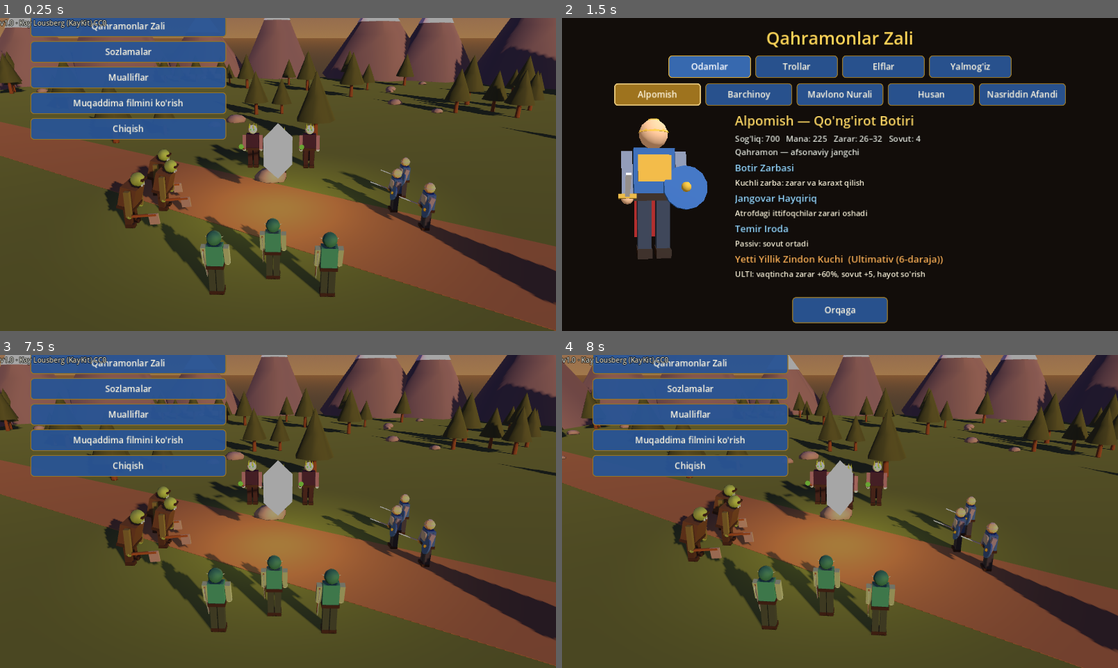
Above: before the commit, frames 1-4 (two rows, left to right).
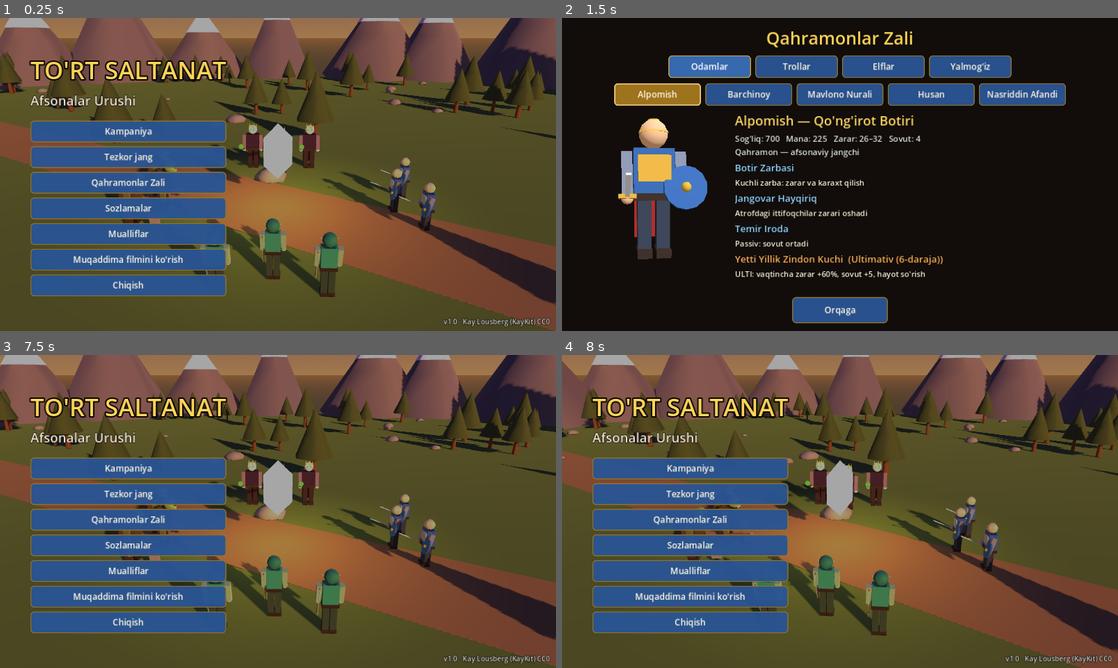
Above: after the commit, the same moments.

Repository: abdibositovkhusan-coder/to-rt-saltanat
Game: Godot game, scene res://scenes/main.tscn
The game is run twice, just before and just after one commit, with the same random seed, the same clock (stepped at 60 frames per second) and the same inputs.
Inputs:
- Up to frame 1 (0.25 s): no input
- Up to frame 2 (1.5 s): click "Qahramonlar Zali" at 0.5 s; click "Odamlar" at 1.25 s
- Up to frame 3 (7.5 s): click "Trollar" at 2 s; click "Elflar" at 2.75 s; click "Yalmog'iz" at 3.5 s; click "Kashshey" at 4.25 s; click "Yalmog'iz Kampir" at 5 s; click "Alvasti Malika" at 5.75 s; click "Olimxon" at 6.5 s; click "Orqaga" at 7.25 s
- Up to frame 4 (8 s): no input

The runs differ from the first frame. In frame 1, 26% of the frame differs, in the area x 0-99%, y 0-99%; in frame 2, nothing differs; in frame 3, 26%; in frame 4, 26%.

Commit message:
Menyu joylashuvi tuzatildi, trollar qiyofasi, skrinshot tekshiruvi
Co-Authored-By: Claude Opus 5.5 <noreply@anthropic.com>
Claude-Session: https://claude.ai/code/session_01TtAvKTfRsm4pQSgpTVjoSQ

Diff:
--- a/TortSaltanat/data/heroes/boronbek.json
+++ b/TortSaltanat/data/heroes/boronbek.json
@@ -49,14 +49,19 @@
   "hide": [
    "Barbarian_Round_Shield",
    "2H_Axe",
-   "Mug"
+   "Mug",
+   "Barbarian_Hat"
   ],
-  "tint": "#c4dc8a",
+  "tint": "#d6e2c4",
   "model_scale": 0.95,
   "ring": 0.75,
   "anims": {
    "attack": "Dualwield_Melee_Attack_Chop"
-  }
+  },
+  "skin_tint": "#6fbf50",
+  "hair_color": "#8a2a10",
+  "widen": 1.18,
+  "troll_face": true
  },
  "abilities": [
   {
--- a/TortSaltanat/data/heroes/qoyaqul.json
+++ b/TortSaltanat/data/heroes/qoyaqul.json
@@ -50,15 +50,20 @@
    "1H_Axe_Offhand",
    "Barbarian_Round_Shield",
    "1H_Axe",
-   "Mug"
+   "Mug",
+   "Barbarian_Hat"
   ],
-  "tint": "#8fc47e",
+  "tint": "#d6e2c4",
   "model_scale": 0.95,
   "ring": 0.8,
   "anims": {
    "attack": "2H_Melee_Attack_Chop",
    "idle": "2H_Melee_Idle"
-  }
+  },
+  "skin_tint": "#6fbf50",
+  "hair_color": "#3a3a3a",
+  "widen": 1.18,
+  "troll_face": true
  },
  "abilities": [
   {
--- a/TortSaltanat/data/heroes/zahrinoz.json
+++ b/TortSaltanat/data/heroes/zahrinoz.json
@@ -60,7 +60,10 @@
   "anims": {
    "attack": "Spellcast_Shoot",
    "ranged": "Spellcast_Shoot"
-  }
+  },
+  "skin_tint": "#6fbf50",
+  "troll_face": true,
+  "no_hair": true
  },
  "abilities": [
   {
--- a/TortSaltanat/data/units/botqoq_jodugari.json
+++ b/TortSaltanat/data/units/botqoq_jodugari.json
@@ -52,7 +52,10 @@
   "anims": {
    "attack": "Spellcast_Shoot",
    "ranged": "Spellcast_Shoot"
-  }
+  },
+  "skin_tint": "#6fbf50",
+  "troll_face": true,
+  "no_hair": true
  },
  "voice_select": [
   "Botqoq so'zlaydi...",
--- a/TortSaltanat/data/units/ikki_boshli_dev.json
+++ b/TortSaltanat/data/units/ikki_boshli_dev.json
@@ -38,16 +38,20 @@
    "1H_Axe_Offhand",
    "Barbarian_Round_Shield",
    "1H_Axe",
-   "Mug"
+   "Mug",
+   "Barbarian_Hat"
   ],
-  "tint": "#86b874",
+  "tint": "#d6e2c4",
   "model_scale": 0.95,
   "ring": 0.9,
   "anims": {
    "attack": "2H_Melee_Attack_Spin",
    "idle": "2H_Melee_Idle",
    "walk": "Walking_C"
-  }
+  },
+  "skin_tint": "#6fbf50",
+  "widen": 1.18,
+  "troll_face": true
  },
  "voice_select": [
   "Biz ikkovmiz!",
--- a/TortSaltanat/data/units/mamont_chavandoz.json
+++ b/TortSaltanat/data/units/mamont_chavandoz.json
@@ -39,9 +39,10 @@
    "1H_Axe_Offhand",
    "Barbarian_Round_Shield",
    "1H_Axe",
-   "Mug"
+   "Mug",
+   "Barbarian_Hat"
   ],
-  "tint": "#9ad08a",
+  "tint": "#d6e2c4",
   "model_scale": 0.85,
   "ring": 1.1,
   "mount": {
@@ -53,7 +54,10 @@
    "attack": "2H_Melee_Attack_Chop",
    "idle": "Sit_Chair_Idle",
    "walk": "Sit_Chair_Idle"
-  }
+  },
+  "skin_tint": "#6fbf50",
+  "widen": 1.18,
+  "troll_face": true
  },
  "voice_select": [
   "Mamont tayyor!"
--- a/TortSaltanat/data/units/nayza_otar.json
+++ b/TortSaltanat/data/units/nayza_otar.json
@@ -35,16 +35,20 @@
    "1H_Axe_Offhand",
    "Barbarian_Round_Shield",
    "2H_Axe",
-   "Mug"
+   "Mug",
+   "Barbarian_Hat"
   ],
-  "tint": "#a6c98a",
+  "tint": "#d6e2c4",
   "model_scale": 0.9,
   "ring": 0.7,
   "anims": {
    "attack": "Throw",
    "ranged": "Throw",
    "walk": "Walking_C"
-  }
+  },
+  "skin_tint": "#6fbf50",
+  "widen": 1.18,
+  "troll_face": true
  },
  "voice_select": [
   "Nayzam o'tkir!",
--- a/TortSaltanat/data/units/qoya_otar_gigant.json
+++ b/TortSaltanat/data/units/qoya_otar_gigant.json
@@ -46,16 +46,22 @@
    "Barbarian_Round_Shield",
    "2H_Axe",
    "1H_Axe",
-   "Mug"
+   "Mug",
+   "Barbarian_Hat"
   ],
-  "tint": "#a8a89a",
+  "tint": "#d6e2c4",
   "model_scale": 0.95,
   "ring": 1.1,
   "anims": {
    "attack": "Throw",
    "ranged": "Throw",
    "idle": "Unarmed_Idle"
-  }
+  },
+  "skin_tint": "#9aa6b8",
+  "face_color": "#6f7a86",
+  "no_hair": true,
+  "widen": 1.18,
+  "troll_face": true
  },
  "voice_select": [
   "Qoya qani?"
--- a/TortSaltanat/data/units/qulbon.json
+++ b/TortSaltanat/data/units/qulbon.json
@@ -41,15 +41,19 @@
    "Barbarian_Round_Shield",
    "2H_Axe",
    "Mug",
-   "Barbarian_Cape"
+   "Barbarian_Cape",
+   "Barbarian_Hat"
   ],
-  "tint": "#9ad08a",
+  "tint": "#d6e2c4",
   "model_scale": 0.82,
   "anims": {
    "attack": "1H_Melee_Attack_Chop",
    "idle": "Unarmed_Idle",
    "walk": "Walking_C"
-  }
+  },
+  "skin_tint": "#6fbf50",
+  "widen": 1.18,
+  "troll_face": true
  },
  "voice_select": [
   "Uh?",
--- a/TortSaltanat/data/units/toshtish_troll.json
+++ b/TortSaltanat/data/units/toshtish_troll.json
@@ -30,16 +30,20 @@
    "1H_Axe_Offhand",
    "Barbarian_Round_Shield",
    "1H_Axe",
-   "Mug"
+   "Mug",
+   "Barbarian_Hat"
   ],
-  "tint": "#9ad08a",
+  "tint": "#d6e2c4",
   "model_scale": 0.95,
   "ring": 0.75,
   "anims": {
    "attack": "2H_Melee_Attack_Chop",
    "idle": "2H_Melee_Idle",
    "walk": "Walking_C"
-  }
+  },
+  "skin_tint": "#6fbf50",
+  "widen": 1.18,
+  "troll_face": true
  },
  "voice_select": [
   "Grrr... nima?",
--- a/TortSaltanat/scripts/cutscene/cutscene_player.gd
+++ b/TortSaltanat/scripts/cutscene/cutscene_player.gd
@@ -470,7 +470,7 @@
 	_line_box = PanelContainer.new()
 	_line_box.mouse_filter = Control.MOUSE_FILTER_IGNORE
 	root.add_child(_line_box)
-	_line_box.set_anchors_preset(Control.PRESET_CENTER_BOTTOM)
+	_line_box.set_anchors_and_offsets_preset(Control.PRESET_CENTER_BOTTOM)
 	_line_box.grow_horizontal = Control.GROW_DIRECTION_BOTH
 	_line_box.grow_vertical = Control.GROW_DIRECTION_BEGIN
 	_line_box.offset_bottom = -80
@@ -498,7 +498,7 @@
 
 	_skip = UiStyle.button("O'tkazib yuborish »", Vector2(230, 48))
 	root.add_child(_skip)
-	_skip.set_anchors_preset(Control.PRESET_TOP_RIGHT)
+	_skip.set_anchors_and_offsets_preset(Control.PRESET_TOP_RIGHT)
 	_skip.grow_horizontal = Control.GROW_DIRECTION_BEGIN
 	_skip.offset_right = -12
 	_skip.offset_top = 8
--- a/TortSaltanat/scripts/ui/battle_hud.gd
+++ b/TortSaltanat/scripts/ui/battle_hud.gd
@@ -70,7 +70,7 @@
 func _build_top_bar() -> void:
 	var bar := PanelContainer.new()
 	root.add_child(bar)
-	bar.set_anchors_preset(Control.PRESET_TOP_WIDE)
+	bar.set_anchors_and_offsets_preset(Control.PRESET_TOP_WIDE)
 	bar.offset_left = 8
 	bar.offset_right = -8
 	bar.offset_top = 6
@@ -109,7 +109,7 @@
 
 	_pause_label = UiStyle.label("PAUZA — buyruq berishingiz mumkin", 28, Color(1, 0.85, 0.3))
 	root.add_child(_pause_label)
-	_pause_label.set_anchors_preset(Control.PRESET_CENTER_TOP)
+	_pause_label.set_anchors_and_offsets_preset(Control.PRESET_CENTER_TOP)
 	_pause_label.offset_top = 90
 	_pause_label.offset_left = -260
 	_pause_label.offset_right = 260
@@ -120,7 +120,7 @@
 func _build_minimap() -> void:
 	var holder := PanelContainer.new()
 	root.add_child(holder)
-	holder.set_anchors_preset(Control.PRESET_TOP_RIGHT)
+	holder.set_anchors_and_offsets_preset(Control.PRESET_TOP_RIGHT)
 	holder.grow_horizontal = Control.GROW_DIRECTION_BEGIN
 	holder.offset_right = -8
 	holder.offset_top = 70
@@ -133,7 +133,7 @@
 func _build_info_panel() -> void:
 	var p := PanelContainer.new()
 	root.add_child(p)
-	p.set_anchors_preset(Control.PRESET_BOTTOM_LEFT)
+	p.set_anchors_and_offsets_preset(Control.PRESET_BOTTOM_LEFT)
 	p.grow_vertical = Control.GROW_DIRECTION_BEGIN
 	p.offset_left = 8
 	p.offset_bottom = -8
@@ -150,7 +150,7 @@
 func _build_commands() -> void:
 	var p := PanelContainer.new()
 	root.add_child(p)
-	p.set_anchors_preset(Control.PRESET_BOTTOM_RIGHT)
+	p.set_anchors_and_offsets_preset(Control.PRESET_BOTTOM_RIGHT)
 	p.grow_horizontal = Control.GROW_DIRECTION_BEGIN
 	p.grow_vertical = Control.GROW_DIRECTION_BEGIN
 	p.offset_right = -8
@@ -166,7 +166,7 @@
 func _build_hero_bar() -> void:
 	var holder := PanelContainer.new()
 	root.add_child(holder)
-	holder.set_anchors_preset(Control.PRESET_TOP_LEFT)
+	holder.set_anchors_and_offsets_preset(Control.PRESET_TOP_LEFT)
 	holder.offset_left = 8
 	holder.offset_top = 70
 	_hero_bar = HBoxContainer.new()
@@ -209,7 +209,7 @@
 func _build_inventory() -> void:
 	_inv_panel = PanelContainer.new()
 	root.add_child(_inv_panel)
-	_inv_panel.set_anchors_preset(Control.PRESET_BOTTOM_LEFT)
+	_inv_panel.set_anchors_and_offsets_preset(Control.PRESET_BOTTOM_LEFT)
 	_inv_panel.grow_vertical = Control.GROW_DIRECTION_BEGIN
 	_inv_panel.offset_left = 8
 	_inv_panel.offset_bottom = -150
@@ -254,7 +254,7 @@
 func _build_voice() -> void:
 	_voice = UiStyle.label("", 24)
 	root.add_child(_voice)
-	_voice.set_anchors_preset(Control.PRESET_CENTER_BOTTOM)
+	_voice.set_anchors_and_offsets_preset(Control.PRESET_CENTER_BOTTOM)
 	_voice.offset_left = -360
 	_voice.offset_right = 360
 	_voice.offset_top = -200
@@ -728,7 +728,7 @@
 	refresh_commands()
 	_end_panel = PanelContainer.new()
 	root.add_child(_end_panel)
-	_end_panel.set_anchors_preset(Control.PRESET_CENTER)
+	_end_panel.set_anchors_and_offsets_preset(Control.PRESET_CENTER)
 	_end_panel.grow_horizontal = Control.GROW_DIRECTION_BOTH
 	_end_panel.grow_vertical = Control.GROW_DIRECTION_BOTH
 	var vb := VBoxContainer.new()
@@ -862,7 +862,7 @@
 	battle.sim.paused = true
 	_game_menu = PanelContainer.new()
 	root.add_child(_game_menu)
-	_game_menu.set_anchors_preset(Control.PRESET_CENTER)
+	_game_menu.set_anchors_and_offsets_preset(Control.PRESET_CENTER)
 	_game_menu.grow_horizontal = Control.GROW_DIRECTION_BOTH
 	_game_menu.grow_vertical = Control.GROW_DIRECTION_BOTH
 	var vb := VBoxContainer.new()
--- a/TortSaltanat/scripts/ui/main_menu.gd
+++ b/TortSaltanat/scripts/ui/main_menu.gd
@@ -99,7 +99,7 @@
 	var vb := VBoxContainer.new()
 	vb.add_theme_constant_override("separation", 9)
 	root.add_child(vb)
-	vb.set_anchors_preset(Control.PRESET_CENTER_LEFT)
+	vb.set_anchors_and_offsets_preset(Control.PRESET_CENTER_LEFT)
 	vb.grow_vertical = Control.GROW_DIRECTION_BOTH
 	vb.offset_left = 70
 
@@ -130,7 +130,7 @@
 
 	var ver := UiStyle.label("v1.0 · Kay Lousberg (KayKit) CC0", 16, Color(0.85, 0.85, 0.8))
 	root.add_child(ver)
-	ver.set_anchors_preset(Control.PRESET_BOTTOM_RIGHT)
+	ver.set_anchors_and_offsets_preset(Control.PRESET_BOTTOM_RIGHT)
 	ver.grow_horizontal = Control.GROW_DIRECTION_BEGIN
 	ver.grow_vertical = Control.GROW_DIRECTION_BEGIN
 	ver.offset_right = -14
--- a/TortSaltanat/scripts/units/unit_visual.gd
+++ b/TortSaltanat/scripts/units/unit_visual.gd
@@ -338,6 +338,13 @@
 			ModelLib.set_part_visible(m, str(part_name), false)
 	if look.has("tint"):
 		ModelLib.tint(m, GameData.color(look.get("tint", ""), Color.WHITE))
+	if look.has("skin_tint"):
+		_tint_skin(m, GameData.color(look.get("skin_tint", ""), Color(0.45, 0.8, 0.35)))
+	var widen: float = float(look.get("widen", 1.0))
+	if widen != 1.0:
+		m.scale = Vector3(m.scale.x * widen, m.scale.y, m.scale.z * widen)
+	if bool(look.get("troll_face", false)):
+		_add_troll_face(m, look)
 	_anims = {"idle": "Idle", "walk": "Walking_A", "attack": "1H_Melee_Attack_Chop", "ranged": "", "death": "Death_A"}
 	var extra = look.get("anims", {})
 	if extra is Dictionary:
@@ -597,3 +604,52 @@
 		_phase += delta * 2.0
 		if torso:
 			torso.scale = Vector3(1.0 + sin(_phase) * 0.012, 1.0, 1.0)
+
+
+# ---------------- Trollar qiyofasi ----------------
+
+## Faqat teri qismlarini (bosh, qo'llar) bo'yaydi — kiyim o'z rangida qoladi.
+func _tint_skin(root: Node, c: Color) -> void:
+	if root is MeshInstance3D:
+		var n: String = str(root.name)
+		if n.ends_with("_Head") or n.ends_with("_ArmLeft") or n.ends_with("_ArmRight"):
+			ModelLib.tint(root, c)
+	for ch in root.get_children():
+		_tint_skin(ch, c)
+
+
+func _find_skeleton(root: Node) -> Skeleton3D:
+	if root is Skeleton3D:
+		return root
+	for ch in root.get_children():
+		var sk := _find_skeleton(ch)
+		if sk != null:
+			return sk
+	return null
+
+
+## Bosh suyagiga so'yloq tishlar, uzun o'tkir quloqlar, qalin qosh va kokil yopishtiradi.
+func _add_troll_face(m: Node3D, look: Dictionary) -> void:
+	var sk := _find_skeleton(m)
+	if sk == null or sk.find_bone("head") < 0:
+		return
+	var att := BoneAttachment3D.new()
+	att.bone_name = "head"
+	sk.add_child(att)
+	var skin_c: Color = GameData.color(look.get("face_color", ""), Color(0.36, 0.58, 0.26))
+	var tusk_c := Color(0.95, 0.92, 0.78)
+	var hair_c: Color = GameData.color(look.get("hair_color", ""), Color(0.12, 0.08, 0.06))
+	var skin_m := mat(skin_c)
+	var tusk_m := mat(tusk_c)
+	# So'yloq tishlar (pastki jag'dan yuqoriga)
+	for sx in [-1.0, 1.0]:
+		part(att, cone(0.065, 0.3, 0.0, 6), tusk_m, Vector3(0.2 * sx, 0.2, 0.47), Vector3(-0.35, 0, -0.3 * sx))
+	# Uzun o'tkir quloqlar
+	for sx in [-1.0, 1.0]:
+		part(att, cone(0.13, 0.55, 0.0, 6), skin_m, Vector3(0.6 * sx, 0.55, -0.02), Vector3(0, 0, -sx * (PI * 0.5 - 0.35)))
+	# Qalin qosh
+	part(att, box(Vector3(0.78, 0.1, 0.14)), mat(skin_c.darkened(0.35)), Vector3(0, 0.72, 0.47), Vector3(0.25, 0, 0))
+	# Kokil (mohawk)
+	if not bool(look.get("no_hair", false)):
+		part(att, box(Vector3(0.14, 0.3, 0.75)), mat(hair_c), Vector3(0, 1.02, -0.05))
+		part(att, cone(0.08, 0.5, 0.0, 5), mat(hair_c), Vector3(0, 0.9, -0.5), Vector3(-1.9, 0, 0))
--- /dev/null
+++ b/TortSaltanat/tools/shots.gd
@@ -0,0 +1,54 @@
+extends SceneTree
+## CI uchun: o'yinni ochib, asosiy ekranlarning skrinshotlarini oladi (user://shots/*.png → ./shots).
+## Ishga tushirish: xvfb-run godot --path . --rendering-driver opengl3 --script res://tools/shots.gd
+
+var main: Node
+
+
+func _init() -> void:
+	_run.call_deferred()
+
+
+func _wait(frames: int) -> void:
+	for i in frames:
+		await process_frame
+
+
+func _shot(name: String) -> void:
+	await _wait(3)
+	var img := root.get_texture().get_image()
+	DirAccess.make_dir_recursive_absolute("res://shots")
+	img.save_png("res://shots/%s.png" % name)
+	print("SHOT ", name)
+
+
+func _run() -> void:
+	root.size = Vector2i(1280, 720)
+	var ps: PackedScene = load("res://scenes/main.tscn")
+	main = ps.instantiate()
+	root.add_child(main)
+	await _wait(90)
+	await _shot("01_menu")
+	main.show_campaign()
+	await _wait(20)
+	await _shot("02_campaign")
+	main.show_skirmish_setup()
+	await _wait(20)
+	await _shot("03_skirmish")
+	main.show_heroes()
+	await _wait(30)
+	var hh = main._current
+	hh._pick_faction("trollar")
+	await _wait(30)
+	await _shot("04_heroes_troll")
+	main._start_skirmish("trollar", "odamlar", "day", "orta")
+	await _wait(200)
+	var b = main._current
+	if b != null and b.get("cam") != null:
+		b.cam.focus(Vector3(-30, 0, 32), true)
+	await _wait(30)
+	await _shot("05_battle_troll")
+	main.show_settings()
+	await _wait(20)
+	await _shot("06_settings")
+	quit(0)
Not shown, changed: TortSaltanat/export_presets.cfg
